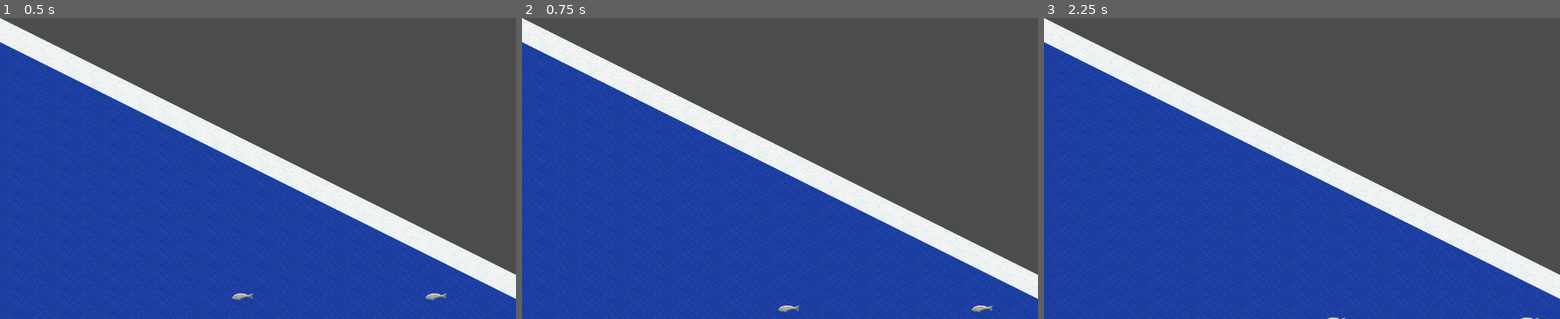
Above: before the commit, frames 1-3 (left to right).
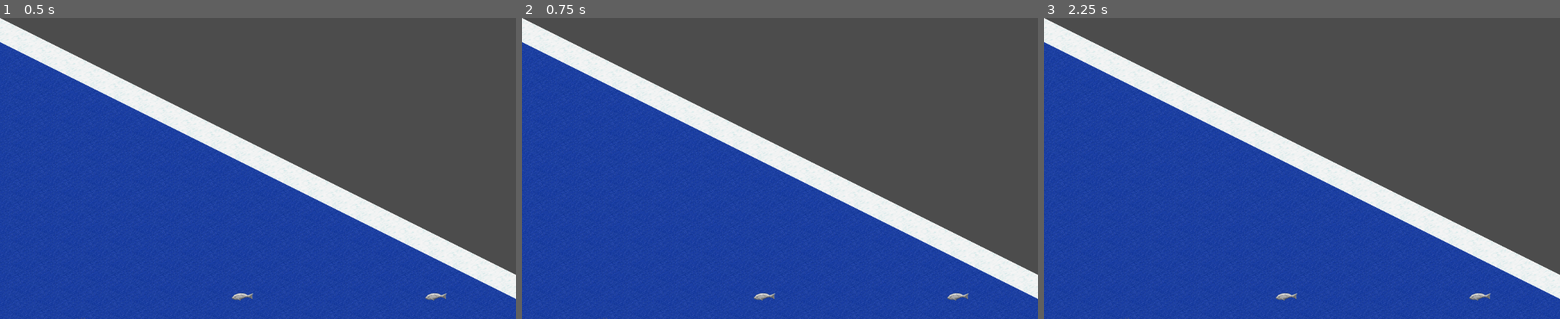
Above: after the commit, the same moments.

Repository: burdockcascade/gociv
Game: Godot game, scene res://src/Main.tscn
Two runs of this game, one before a commit and one after it. Both use one fixed random seed, a clock stepped at 60 frames per second and the inputs below.
Inputs (mouse positions are in pixels of both pictures, inside the frame that each line leads up to):
- Up to frame 1 (0.5 s): no input
- Up to frame 2 (0.75 s): tap Enter at 0.5 s; move the mouse to (893, 153) at 0.52 s; hold Right (ui_right) from 0.53 s (still down); click (893, 153) at 0.6 s
- Up to frame 3 (2.25 s): release Right (ui_right) at 1.25 s; tap Space at 1.25 s; drag from (1198, 183) to (1276, 228) at 1.27 s; tap Enter at 2 s; move the mouse to (1353, 102) at 2.02 s; hold Right (ui_right) from 2.03 s (still down); click (1353, 102) at 2.1 s

Frame 1 is identical in both runs. In frame 2, 0.3% of the frame differs, in the area x 14-92%, y 91-100%; in frame 3, 0.2%.
Error in both runs: Invalid get index '(13, -3)' (on base: 'Dictionary'). (res://src/Units.gd:45)

Commit message:
moveable unit

Diff:
--- a/project.godot
+++ b/project.godot
@@ -24,6 +24,16 @@
 "events": [ Object(InputEventMouseButton,"resource_local_to_scene":false,"resource_name":"","device":0,"alt":false,"shi …(212 unchanged characters)…
  ]
 }
+ui_move_map_left={
+"deadzone": 0.5,
+"events": [ Object(InputEventKey,"resource_local_to_scene":false,"resource_name":"","device":0,"alt":false,"shift":false,"control":false,"meta":false,"command":false,"pressed":false,"scancode":123,"physical_scancode":0,"unicode":0,"echo":false,"script":null)
+ ]
+}
+ui_move_map_right={
+"deadzone": 0.5,
+"events": [ Object(InputEventKey,"resource_local_to_scene":false,"resource_name":"","device":0,"alt":false,"shift":false,"control":false,"meta":false,"command":false,"pressed":false,"scancode":125,"physical_scancode":0,"unicode":0,"echo":false,"script":null)
+ ]
+}
 
 [physics]
 
--- a/src/Main.tscn
+++ b/src/Main.tscn
@@ -49,5 +49,4 @@
 
 [node name="DesktopUI" type="CanvasLayer" parent="."]
 
-[connection signal="tile_selected" from="World/Map" to="World/Units" method="_on_Map_tile_selected"]
 [connection signal="world_scrolled" from="World/Map" to="World/Units" method="_on_Map_world_scrolled"]
--- a/src/Map.gd
+++ b/src/Map.gd
@@ -1,6 +1,5 @@
 extends Node2D
 
-signal tile_selected(mapv)
 signal world_scrolled(direction)
 
 onready var terrain: TileMap = $Terrain
@@ -94,20 +93,6 @@
 	# all done
 	return mapdata
 
-
-func _unhandled_input(event: InputEvent) -> void:
-
-	if Input.is_action_just_released("ui_click"):
-
-		var mapv: Vector2 = terrain.world_to_map(get_global_mouse_position())
-		emit_signal("tile_selected", mapv)
-
-	if event.is_action_pressed("ui_left"):
-		slide_map_left()
-
-	if event.is_action_pressed("ui_right"):
-		slide_map_right()
-
 ####################################################################################################
 ## DRAW WORLD
 
--- a/src/Units.gd
+++ b/src/Units.gd
@@ -12,24 +12,24 @@
 }
 
 var mapdata: Dictionary
+var active_unit
 
-func add_unit(unit: Dictionary, mapv: Vector2) -> void:
+####################################################################################################
+## Unit Creation
 
-	var mapd = mapdata[mapv]
+func add_unit(unit: Dictionary, mapv: Vector2) -> Node2D:
+
 	var u = load(unit.scene).instance()
 
-	# set position of unit
-	u.position = mapd.worldv
-	u.at_mapv = mapv
-
-	# assign to groups
-	u.add_to_group("unit")
-	u.add_to_group("mapv_" + str(mapv))
+	_set_unit_position(u, mapv)
 
 	# add
-	mapd.units.append(u)
 	add_child(u)
 
+	return u
+
+####################################################################################################
+## Find Units
 
 func get_units_at_cellv(cellv: Vector2) -> Array:
 	return get_tree().get_nodes_in_group("mapv_" + str(cellv))
@@ -37,14 +37,44 @@
 
 func _on_Map_world_scrolled(direction: Vector2) -> void:
 	for unit in get_children():
-		unit.position = mapdata[unit.at_mapv].worldv
+		unit.position = mapdata[unit.mapv].worldv
 
 
-func _on_Map_tile_selected(mapv: Vector2) -> void:
+func tile_selected(mapv: Vector2) -> void:
 
 	var units = mapdata[mapv].units
 
 	if units.size() > 1:
 		print('toomany')
 	elif units.size() == 1:
+		print("found one unit")
 		units[0].activate()
+		active_unit = units[0]
+
+####################################################################################################
+## Unit Movement
+
+func move_active_unit(direction: Vector2):
+	if !active_unit:
+		return
+
+	_set_unit_position(active_unit, active_unit.mapv + direction)
+
+func _set_unit_position(u: Node2D, mapv: Vector2) -> void:
+
+	var mapd: Dictionary = mapdata[mapv]
+
+	# stop movement over land or water
+	if mapd.is_land != u.over_land and mapd.is_water != u.over_water:
+		return
+
+	# set position of unit
+	u.position = mapd.worldv
+	u.mapv = mapv
+
+	# assign to groups
+	u.add_to_group("unit")
+	u.add_to_group("mapv_" + str(mapv))
+
+	# append to mapd
+	mapd.units.append(u)
--- a/src/World.gd
+++ b/src/World.gd
@@ -17,3 +17,32 @@
 	# add unit to map
 	var mapv = map.random_sea_tile()
 	units.add_unit(units.unit.transporter, mapv)
+
+
+####################################################################################################
+## UI Controls
+
+func _unhandled_input(event: InputEvent) -> void:
+
+	if Input.is_action_just_released("ui_click"):
+
+		var mapv: Vector2 = map.terrain.world_to_map(get_global_mouse_position())
+		units.tile_selected(mapv)
+
+
+	# move map
+	if event.is_action_pressed("ui_move_map_left"):
+		map.slide_map_left()
+	elif event.is_action_pressed("ui_move_map_right"):
+		map.slide_map_right()
+
+
+	# move unit
+	if event.is_action_pressed("ui_left"):
+		units.move_active_unit(Vector2.LEFT)
+	elif event.is_action_pressed("ui_right"):
+		units.move_active_unit(Vector2.RIGHT)
+	elif event.is_action_pressed("ui_up"):
+		units.move_active_unit(Vector2.UP)
+	elif event.is_action_pressed("ui_down"):
+		units.move_active_unit(Vector2.DOWN)
--- a/src/units/Unit.gd
+++ b/src/units/Unit.gd
@@ -22,7 +22,7 @@
 export var visibility: int = 0
 
 
-var at_mapv = Vector2.INF
+var mapv = Vector2.INF
 
 
 func activate():
@@ -32,3 +32,6 @@
 func deactivate_selector():
 	selector.visible = false
 	selector.playing = false
+
+func move_to_neighbour_tile(direction):
+	print(direction)
